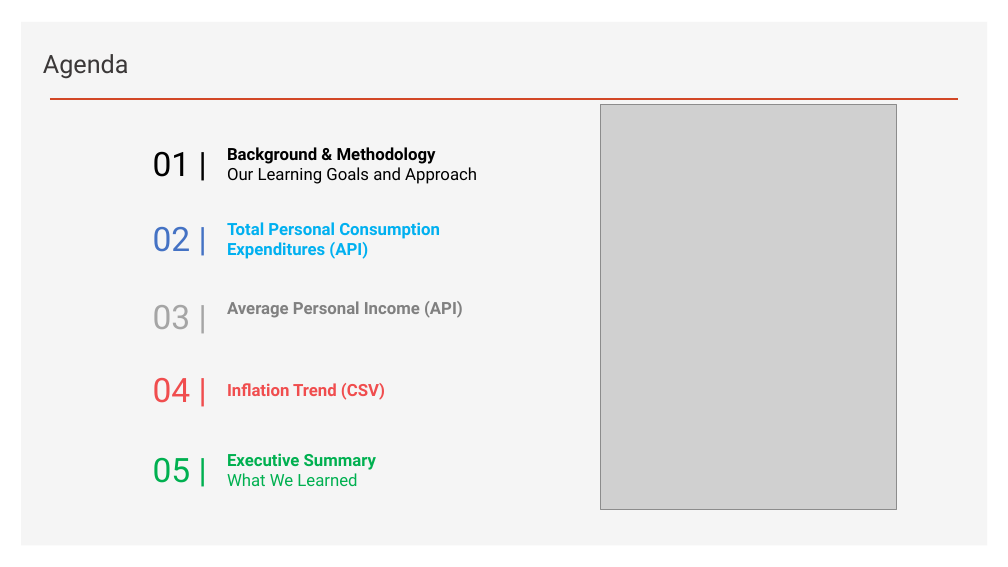
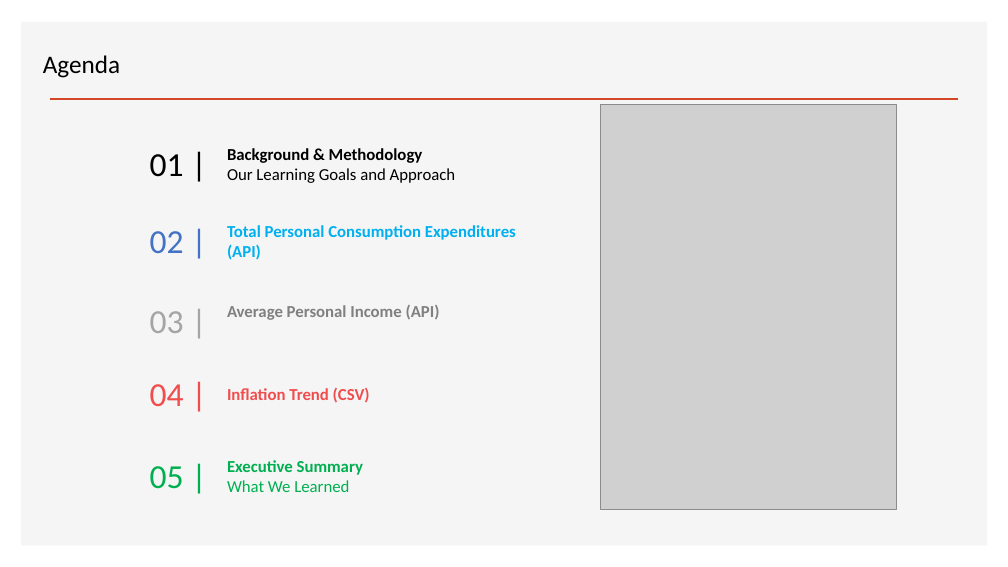
Before and after one commit to Phillippoole2000/Project1, a slide deck: slide 2 of Project 1 Presentation File.pptx. Drawn at 1008x567 pixels with LibreOffice and Linux fonts; fonts in the diff are those of the drawing; grey boxes stand for pictures. Boxes give left, top, right and bottom in pixels: in the first picture for what was removed or moved away, otherwise in the second. Text is boxed around its words. In the diff, an @@ line names an element or a change of style, - is before the commit and + after.

```diff
--- a/Project 1 Presentation File.pptx
+++ b/Project 1 Presentation File.pptx
@@ title "Agenda" at bbox=[43, 55, 120, 78]: font Roboto to Calibri, text colour #3B3838 to #000000 @@
@@ table at bbox=[86, 133, 544, 519] @@
@@ font Roboto to Calibri @@
```
Also in this commit, not shown: 12 other slides changed.
